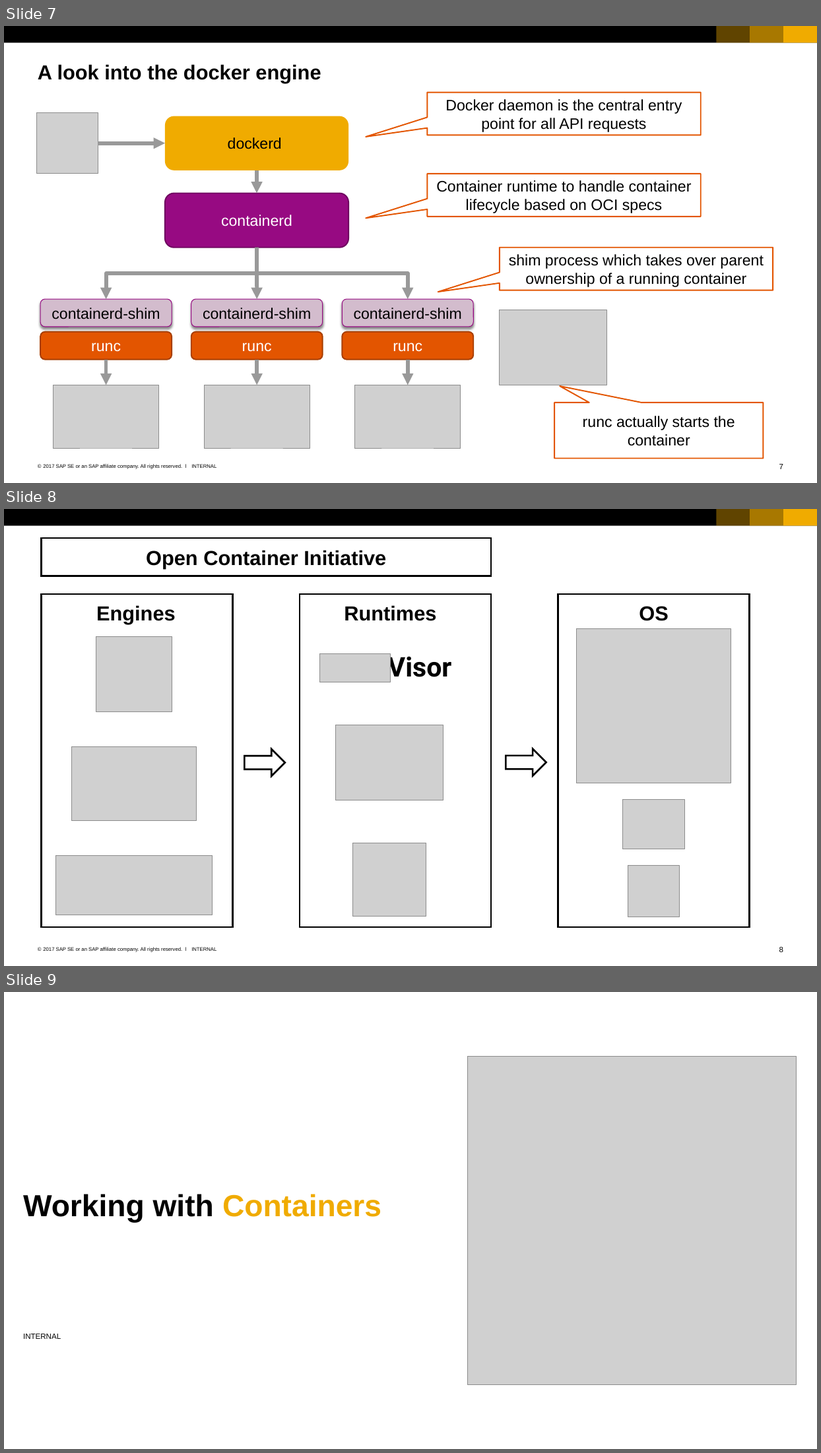
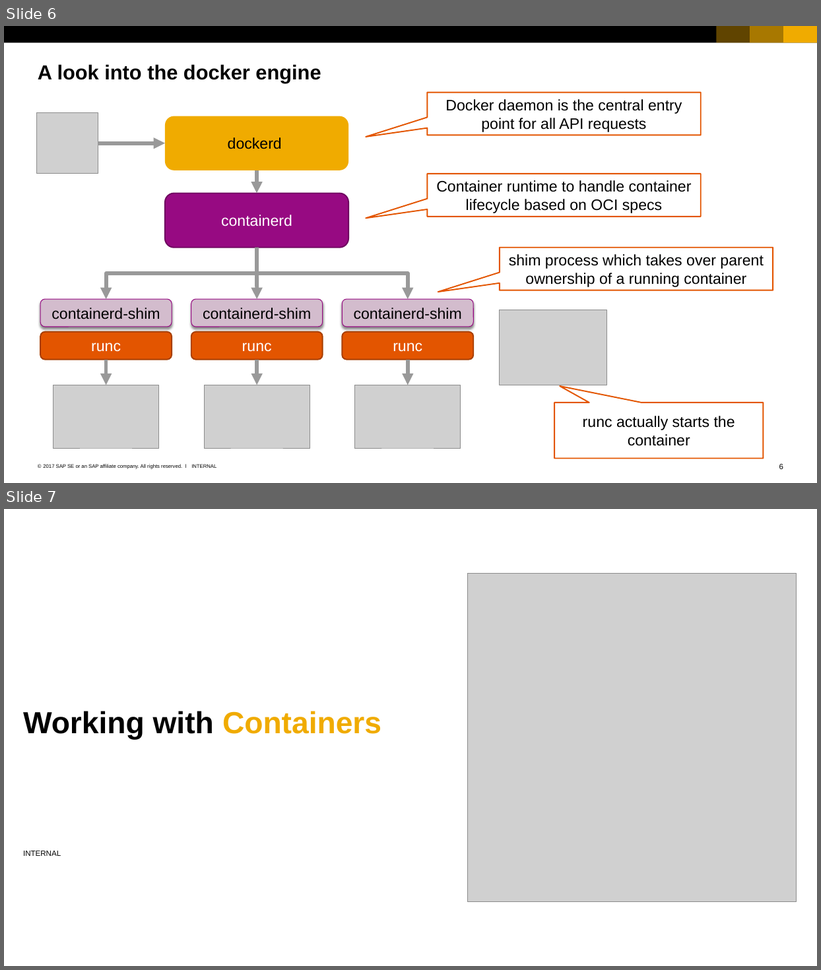
Before and after one commit to sriramrokkam/k8s-training, a slide deck: docker/02_Docker_Fundamentals.pptx. Shown one above the other, each under a label of ours: slides 7, 8 and 9 before the commit, slides 6 and 7 after it. The pictures are 821x1453 and 821x970 pixels, drawn with LibreOffice and Linux fonts; fonts in the diff are those of the drawing; grey boxes stand for pictures; background and template pictures are left out. Boxes give left, top, right and bottom in pixels: in the first picture for what was removed or moved away, otherwise in the second. Text is boxed around its words. In the diff, an @@ line names an element or a change of style, - is before the commit and + after.

```diff
--- a/docker/02_Docker_Fundamentals.pptx
+++ b/docker/02_Docker_Fundamentals.pptx
@@ slide 8 removed at (4,509,817,966), background #FFFFFF; not listed: 7 template elements that a slide beside it also shows @@
@@ rectangle removed at (41,538,491,576) @@
-Open Container Initiative
@@ group removed at (41,594,232,927): 3 pictures, 1 rectangle, 1 text @@
-Engines
@@ group removed at (300,594,491,927): 3 pictures, 2 texts, 1 rectangle @@
-gVisor
-Runtimes
@@ rectangle removed at (558,594,749,927) @@
@@ text removed at (639,606,668,621) @@
-OS
@@ picture removed at (576,628,731,783) @@
@@ right arrow removed at (244,749,284,776) @@
@@ right arrow removed at (506,749,546,776) @@
@@ picture removed at (622,800,685,849) @@
@@ picture removed at (628,865,679,917) @@
@@ what was slide 7 is now slide 6 @@
@@ page number at (780,464,783,470): text changed @@
-7
+6
@@ what was slide 9 is now slide 7 @@
```
Also in this commit, not shown: 1 other slide removed, 5 other files.
